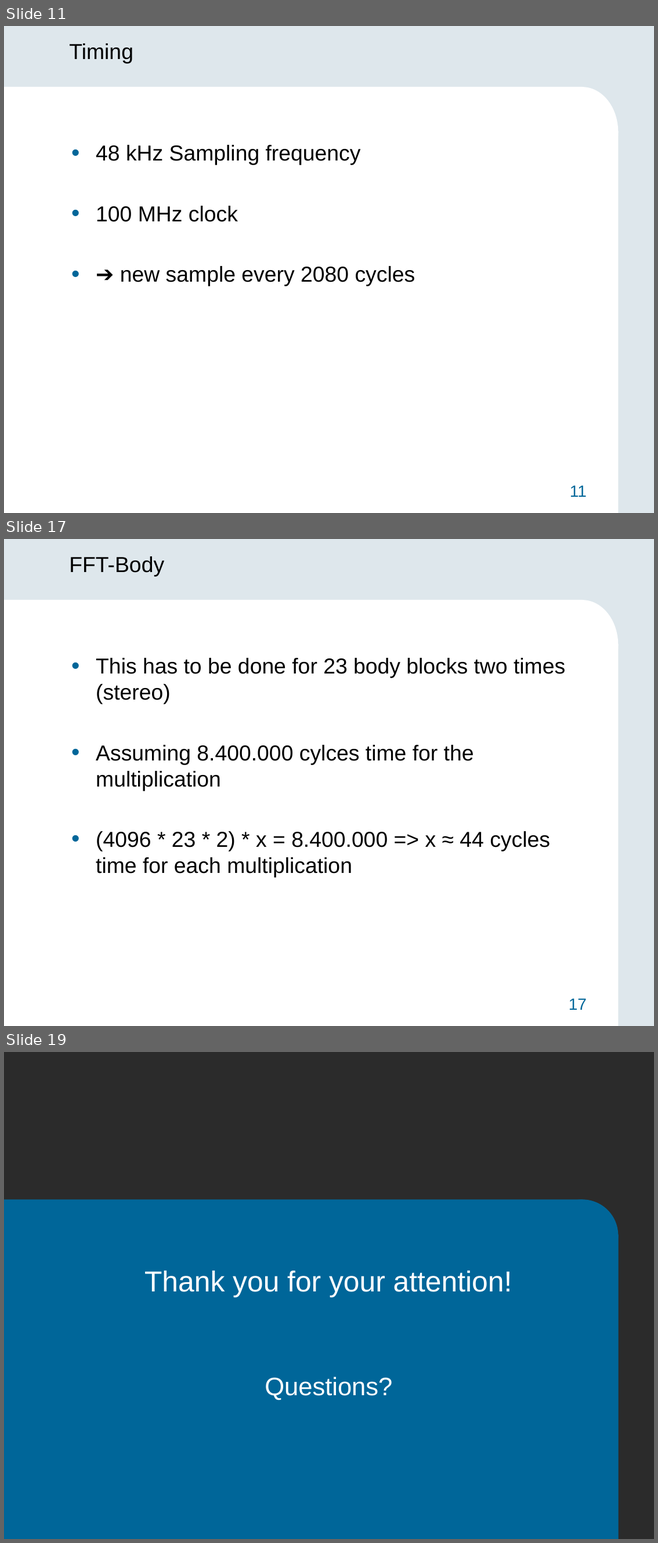
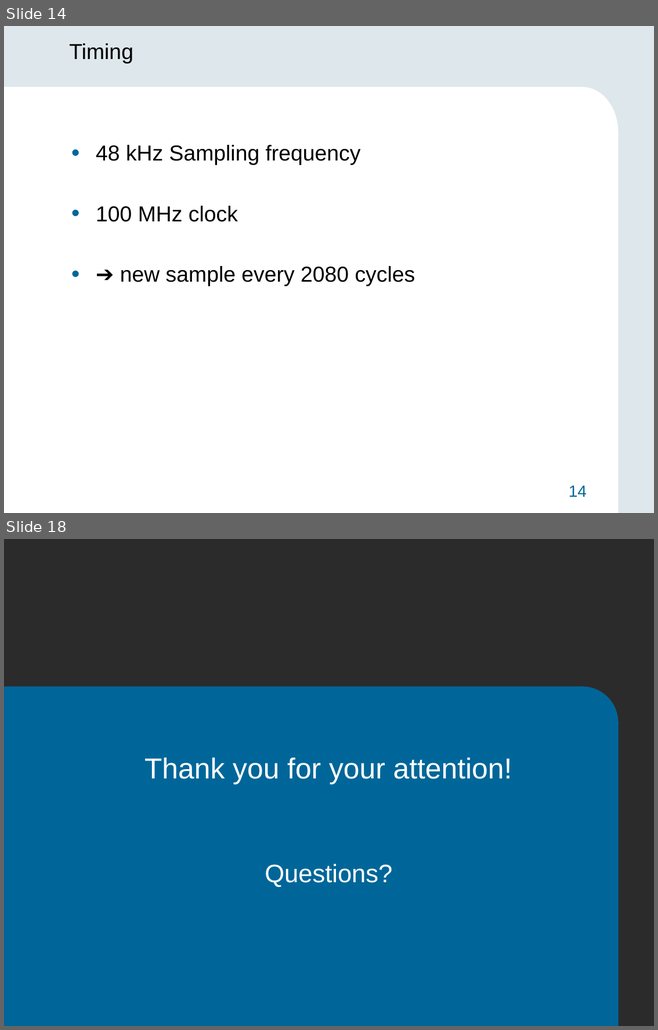
Before and after one commit to 1chor/hw_sw_codesign, a slide deck: Präsentation/Midterm_Präsentation.pptx. Shown one above the other, each under a label of ours: slides 11, 17 and 19 before the commit, slides 14 and 18 after it; the slides between them are not shown. The pictures are 658x1543 and 658x1030 pixels, drawn with LibreOffice and Linux fonts; fonts in the diff are those of the drawing; background and template pictures are left out; a plain dark background stands for a picture behind light text. Boxes give left, top, right and bottom in pixels: in the first picture for what was removed or moved away, otherwise in the second. Text is boxed around its words. In the diff, an @@ line names an element or a change of style, - is before the commit and + after.

```diff
--- a/Präsentation/Midterm_Präsentation.pptx
+++ b/Präsentation/Midterm_Präsentation.pptx
@@ slide 17 removed at [4,539,654,1026], background #DEE7EC; not listed: 4 template elements that a slide beside it also shows @@
@@ title removed at [69,556,164,576] @@
-FFT-Body
@@ text removed at [96,658,565,878] @@
-• This has to be done for 23 body blocks two times (stereo)
-• Assuming 8.400.000 cylces time for the multiplication
-• (4096 * 23 * 2) * x = 8.400.000 => x ≈ 44 cycles time for each multiplication
@@ what was slide 11 is now slide 14 @@
@@ page number at [568,485,586,497]: text changed @@
-11
+14
@@ what was slide 19 is now slide 18 @@
```
Also in this commit, not shown: 5 slides changed, 5 slides added, 5 other slides removed, 2 other files.
